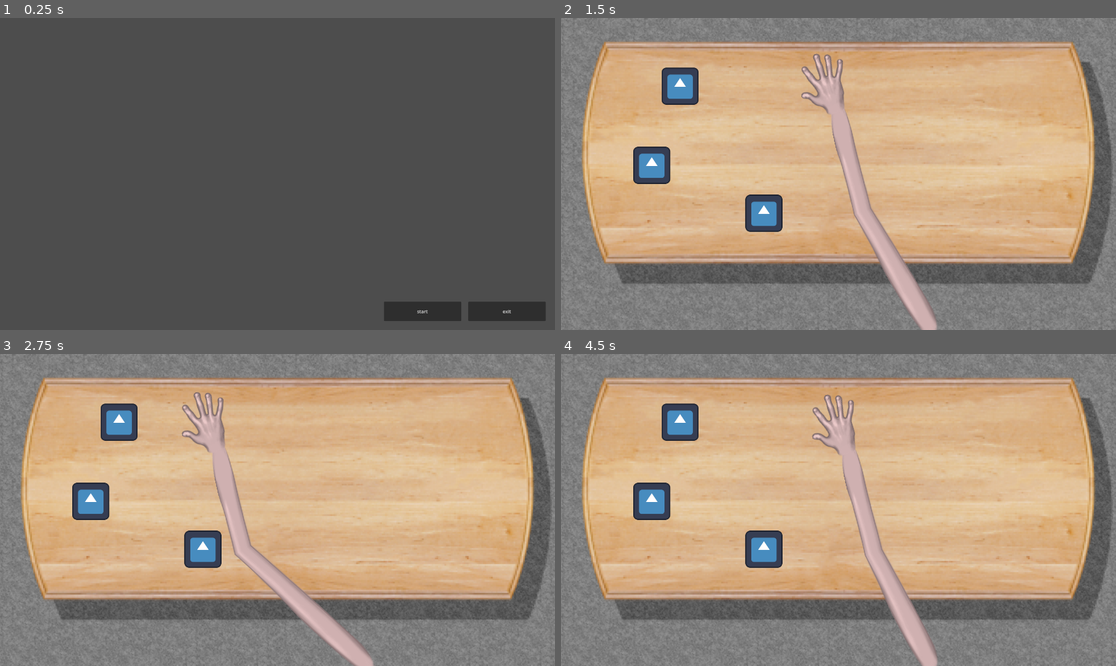
Above: before the commit, frames 1-4 (two rows, left to right).
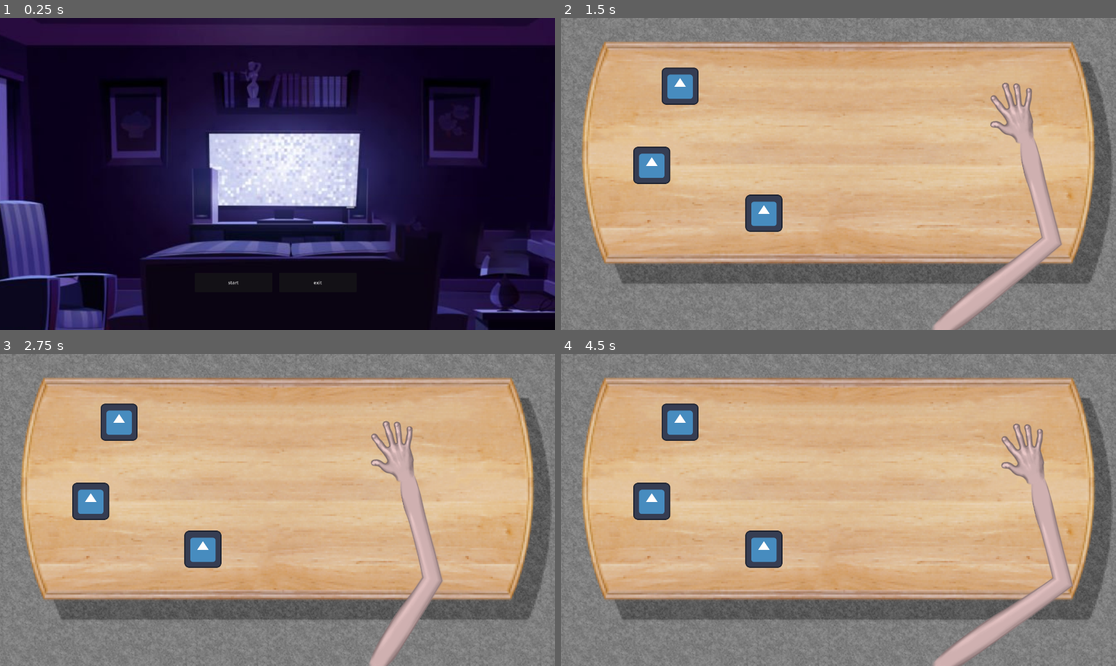
Above: after the commit, the same moments.

Repository: Hesuvius/LOST_CONTROL
Game: Godot game, scene res://menu/menu.tscn
The game is run twice, just before and just after one commit, with the same random seed, the same clock (stepped at 60 frames per second) and the same inputs. The engine's default icon, where the game draws it, is replaced by a stand-in: a white triangle on a blue panel in a dark square.
Inputs (mouse positions are in pixels of both pictures, inside the frame that each line leads up to):
- Up to frame 1 (0.25 s): no input
- Up to frame 2 (1.5 s): click "start" at 0.5 s; tap Enter at 1.25 s; move the mouse to (866, 174) at 1.27 s; click (866, 174) at 1.42 s
- Up to frame 3 (2.75 s): tap Space at 2 s; move the mouse to (249, 510) at 2.02 s; click (249, 510) at 2.17 s
- Up to frame 4 (4.5 s): tap Enter at 2.75, 4.25 s; move the mouse to (849, 503) at 2.77 s; click (849, 503) at 2.92 s; tap Space at 3.5 s; move the mouse to (832, 516) at 3.52 s; click (832, 516) at 3.67 s; move the mouse to (877, 513) at 4.27 s; click (877, 513) at 4.42 s

The runs differ from the first frame. In frame 1, 100% of the frame differs, in the area x 0-100%, y 0-100%; in frame 2, 6.8%; in frame 3, 6.7%; in frame 4, 6.7%.

Commit message:
musat paikoilleen

Diff:
--- a/Lost Control/main.tscn
+++ b/Lost Control/main.tscn
@@ -6,6 +6,7 @@
 [ext_resource type="Texture2D" uid="uid://csphecbx8q5yu" path="res://graphics/scene.png" id="3_r6fis"]
 [ext_resource type="Script" path="res://hand.gd" id="4_r86g5"]
 [ext_resource type="Texture2D" uid="uid://bq71g4yymlmot" path="res://graphics/arm_colored.png" id="4_xob2e"]
+[ext_resource type="AudioStream" uid="uid://bpalnqom5i0cn" path="res://sound and music/lost_remote_02.mp3" id="7_r6tol"]
 
 [sub_resource type="CircleShape2D" id="CircleShape2D_lpb0i"]
 
@@ -94,6 +95,10 @@
 shape = SubResource("CircleShape2D_socay")
 metadata/_edit_lock_ = true
 
+[node name="Background music" type="AudioStreamPlayer" parent="."]
+stream = ExtResource("7_r6tol")
+autoplay = true
+
 [connection signal="body_entered" from="Items/Icon/Area2D" to="Items/Icon" method="_on_area_2d_body_entered"]
 [connection signal="body_exited" from="Items/Icon/Area2D" to="Items/Icon" method="_on_area_2d_body_exited"]
 [connection signal="body_entered" from="Items/Icon2/Area2D" to="Items/Icon2" method="_on_area_2d_body_entered"]
--- a/Lost Control/menu/menu.tscn
+++ b/Lost Control/menu/menu.tscn
@@ -1,27 +1,34 @@
-[gd_scene load_steps=2 format=3 uid="uid://cuvvrlxqe2rje"]
+[gd_scene load_steps=4 format=3 uid="uid://cuvvrlxqe2rje"]
 
 [ext_resource type="Script" path="res://menu/menu.gd" id="1_tcir3"]
+[ext_resource type="Texture2D" uid="uid://di0onkjgimgb3" path="res://graphics/TV_dark_room.png" id="2_pdpaf"]
+[ext_resource type="AudioStream" uid="uid://bpalnqom5i0cn" path="res://sound and music/lost_remote_02.mp3" id="3_42gif"]
 
 [node name="Menu" type="Node2D"]
 script = ExtResource("1_tcir3")
 
 [node name="main_menu_graphics" type="Node2D" parent="."]
 
+[node name="TvDarkRoom" type="Sprite2D" parent="main_menu_graphics"]
+position = Vector2(988, 558)
+scale = Vector2(2.86225, 2.86224)
+texture = ExtResource("2_pdpaf")
+
 [node name="buttons" type="Node2D" parent="main_menu_graphics"]
 
 [node name="exit_btn" type="Button" parent="main_menu_graphics/buttons"]
-offset_left = 1620.0
-offset_top = 982.0
-offset_right = 1888.0
-offset_bottom = 1049.0
+offset_left = 966.0
+offset_top = 882.0
+offset_right = 1234.0
+offset_bottom = 949.0
 text = "exit
 "
 
 [node name="start_btn" type="Button" parent="main_menu_graphics/buttons"]
-offset_left = 1328.0
-offset_top = 982.0
-offset_right = 1596.0
-offset_bottom = 1049.0
+offset_left = 674.0
+offset_top = 882.0
+offset_right = 942.0
+offset_bottom = 949.0
 text = "start
 "
 
@@ -40,6 +47,9 @@
 
 [node name="fail_slides" type="Node2D" parent="."]
 
+[node name="Background music" type="AudioStreamPlayer" parent="."]
+stream = ExtResource("3_42gif")
+
 [connection signal="pressed" from="main_menu_graphics/buttons/exit_btn" to="." method="_on_exit_btn_pressed"]
 [connection signal="pressed" from="main_menu_graphics/buttons/start_btn" to="." method="_on_start_btn_pressed"]
 [connection signal="pressed" from="main_menu_graphics/buttons/next_btn" to="." method="_on_next_btn_pressed"]
Not shown: 1 places in Lost Control/main.tscn that only renumber resources
